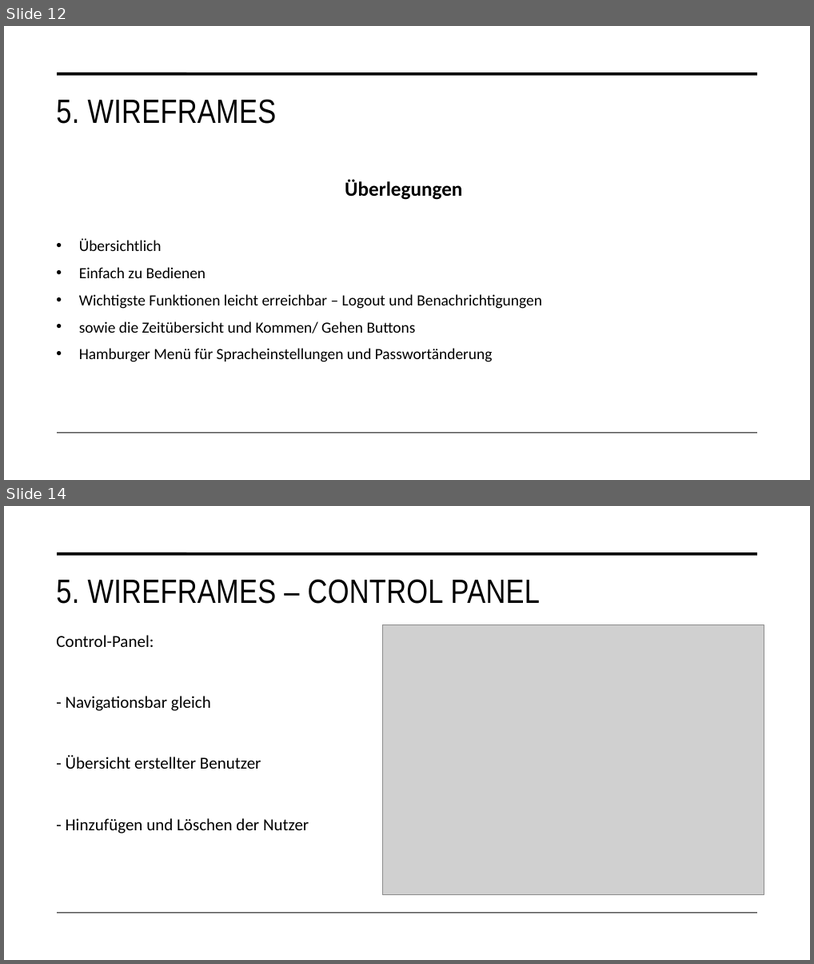
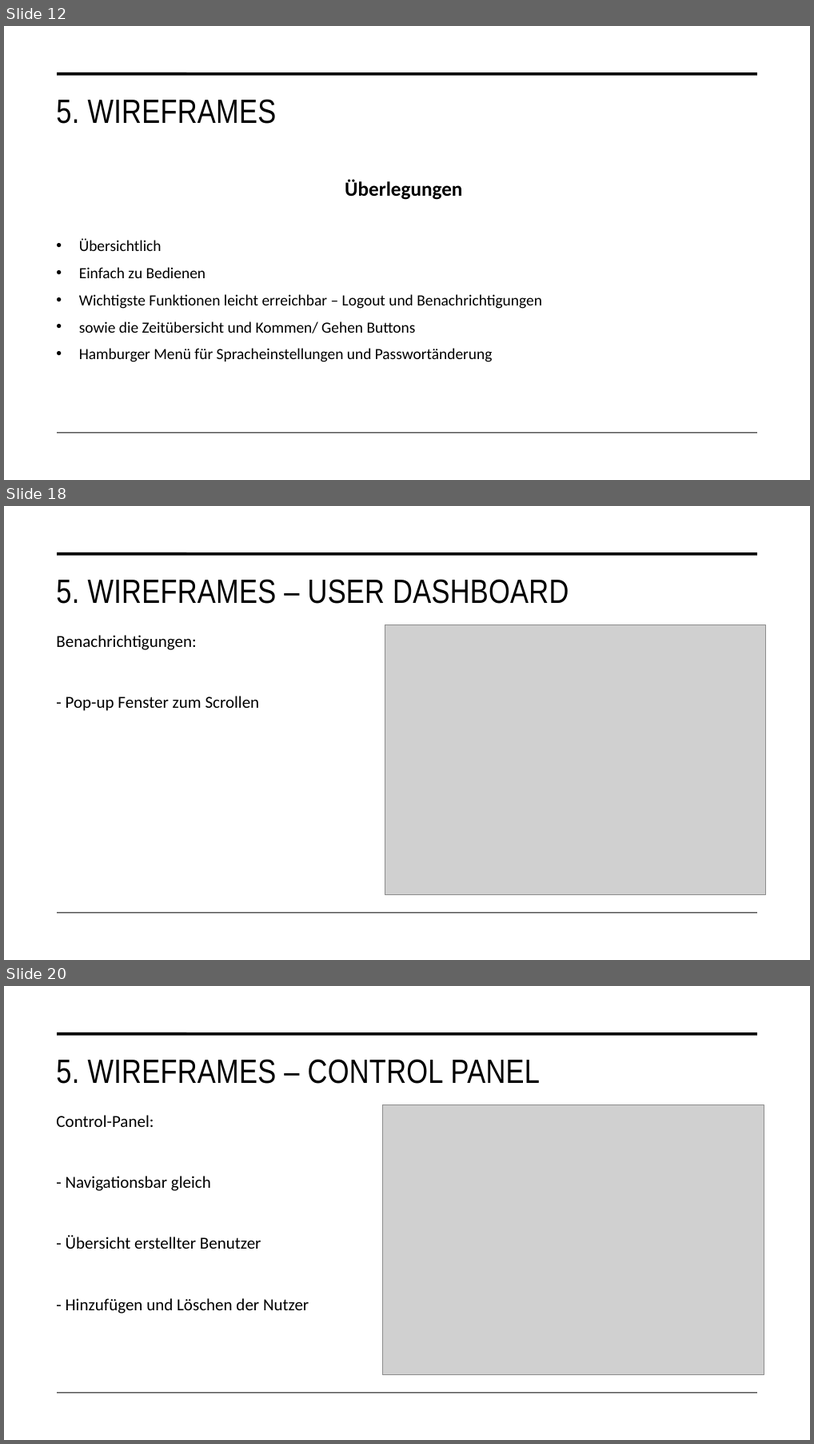
Before and after one commit to malu254/Eifrige-Otter-PM, a slide deck: Abgabe/Dokumentation/Präsentation.pptx. Shown one above the other, each under a label of ours: slides 12 and 14 before the commit, slides 12, 18 and 20 after it; the slides between them are not shown. The pictures are 814x964 and 814x1444 pixels, drawn with LibreOffice and Linux fonts; fonts in the diff are those of the drawing; grey boxes stand for pictures. Boxes give left, top, right and bottom in pixels: in the first picture for what was removed or moved away, otherwise in the second. Text is boxed around its words. In the diff, an @@ line names an element or a change of style, - is before the commit and + after.

```diff
--- a/Abgabe/Dokumentation/Präsentation.pptx
+++ b/Abgabe/Dokumentation/Präsentation.pptx
@@ slide 18 added at <box>4,506,810,960</box>, background #FFFFFF; not listed: 2 template elements that a slide beside it also shows @@
@@ title added at <box>56,579,569,604</box>, 40 pt, text #000000 @@
+5. WIREFRAMES – USER DASHBOARD
@@ picture added at <box>385,625,766,894</box> @@
@@ text added at <box>56,635,260,711</box>, 20 pt, text #000000 @@
+Benachrichtigungen:
+- Pop-up Fenster zum Scrollen
@@ what was slide 14 is now slide 20 @@
```
Also in this commit, not shown: 6 slides changed, 5 other slides added.
